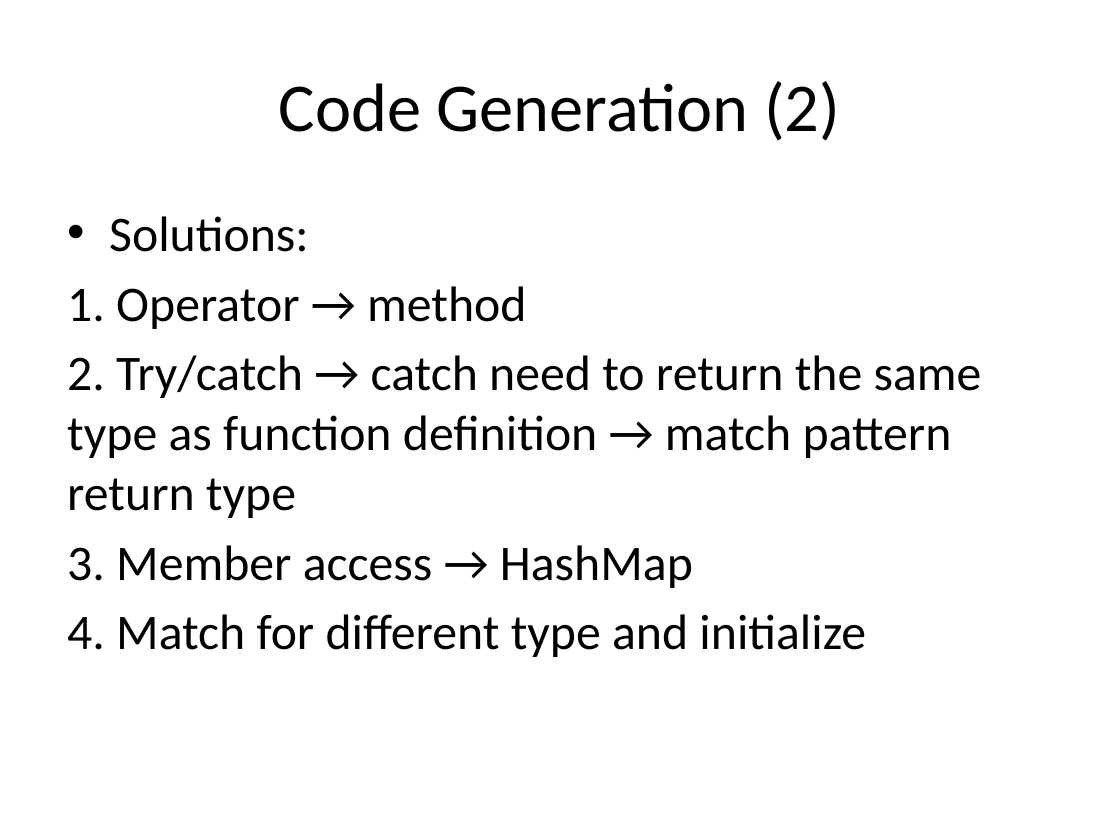
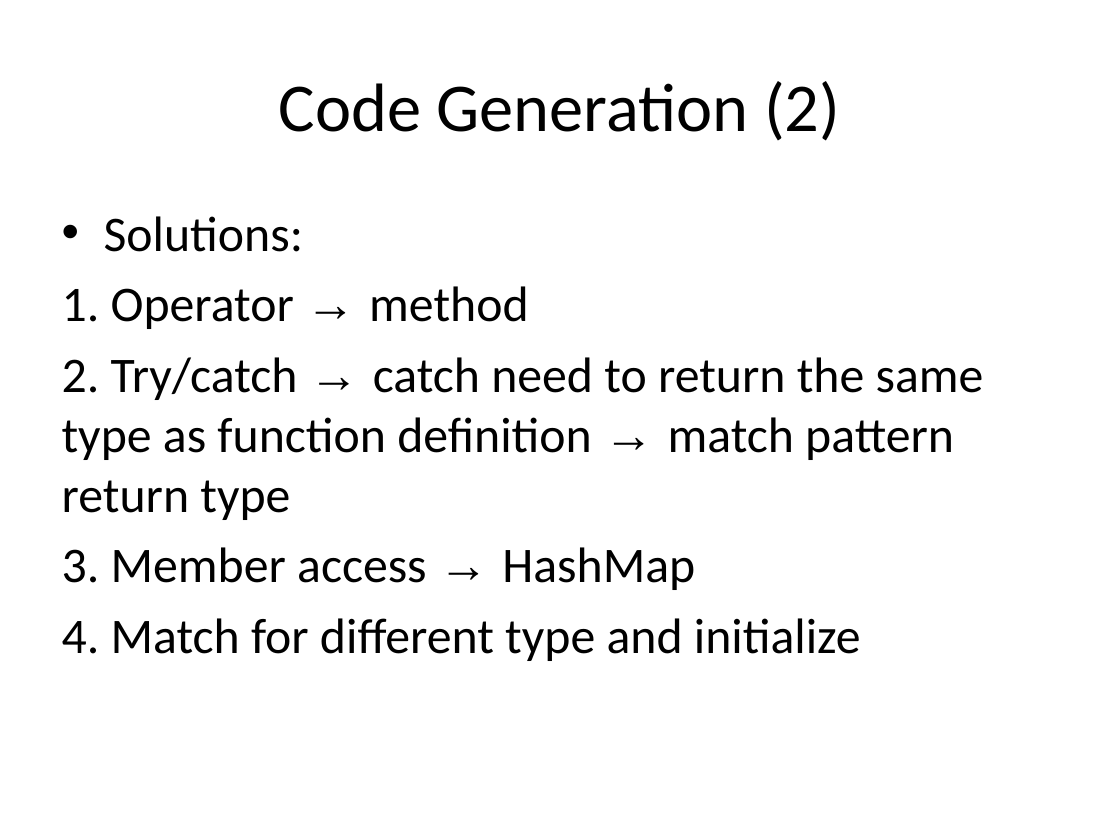
Before and after one commit to liufei11111/w4115PLT, a slide deck: slide 17 of src/project/demo/PLTFinalPresentation.pptx. Drawn at 1120x840 pixels with LibreOffice and Linux fonts; fonts in the diff are those of the drawing. Boxes give left, top, right and bottom in pixels: in the first picture for what was removed or moved away, otherwise in the second. Text is boxed around its words. In the diff, an @@ line names an element or a change of style, - is before the commit and + after.

Commit message:
Changed last slide.

```diff
--- a/src/project/demo/PLTFinalPresentation.pptx
+++ b/src/project/demo/PLTFinalPresentation.pptx
@@ text "Solutions:" at bbox=[62, 216, 984, 661]: font Calibri to Arial in "→", "→ →", "→" @@
```
Also in this commit, not shown: 11 other slides changed, 1 slide added, 1 slide removed.
